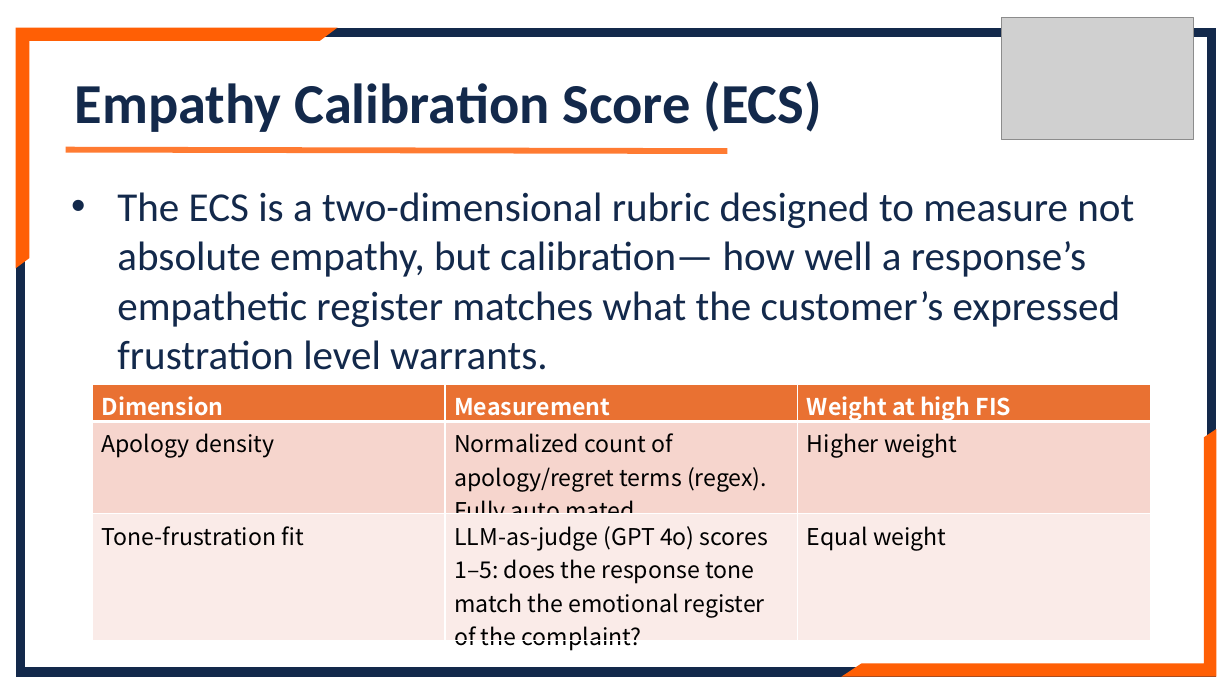
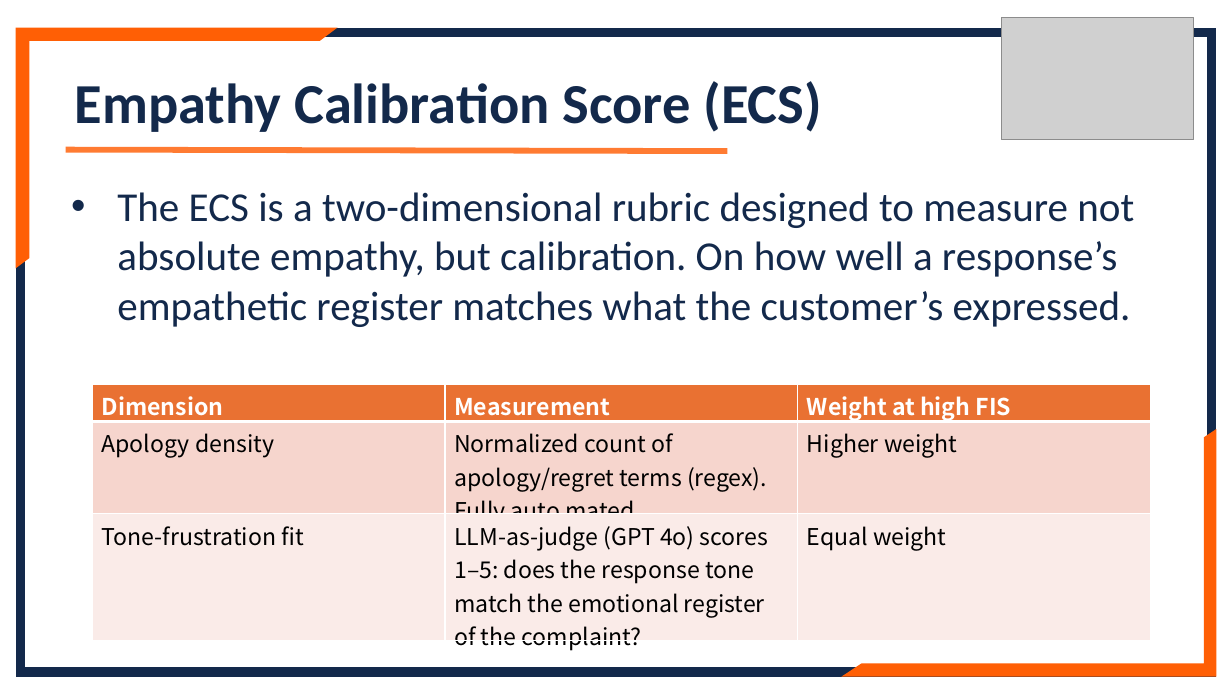
Before and after one commit to lennylin1998/ecs-llm, a slide deck: slide 9 of src/Files/Final_ppt.pptx (slide 10 before the commit). Drawn at 1232x693 pixels with LibreOffice and Linux fonts; fonts in the diff are those of the drawing; grey boxes stand for pictures. Boxes give left, top, right and bottom in pixels: in the first picture for what was removed or moved away, otherwise in the second. Text is boxed around its words. In the diff, an @@ line names an element or a change of style, - is before the commit and + after.

```diff
--- a/src/Files/Final_ppt.pptx
+++ b/src/Files/Final_ppt.pptx
@@ text at [117,192,1134,327]: text changed @@
-• The ECS is a two-dimensional rubric designed to measure not absolute empathy, but calibration— how well a response’s empathetic register matches what the customer’s expressed frustration level warrants.
+• The ECS is a two-dimensional rubric designed to measure not absolute empathy, but calibration. On how well a response’s empathetic register matches what the customer’s expressed.
```
Also in this commit, not shown: 4 other slides changed, 1 slide removed.
